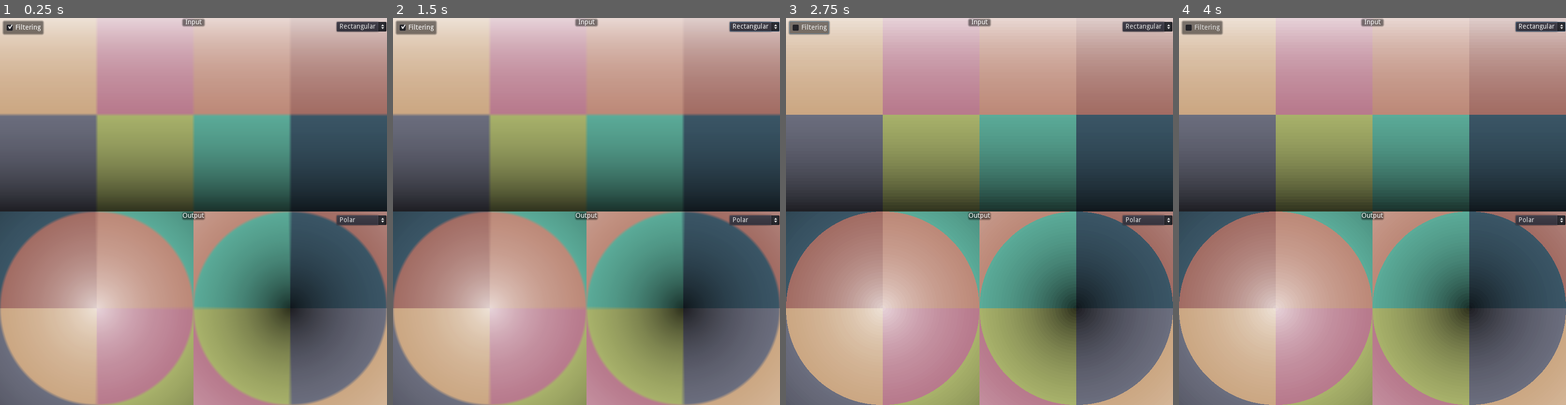
Above: before the commit, frames 1-4 (left to right).
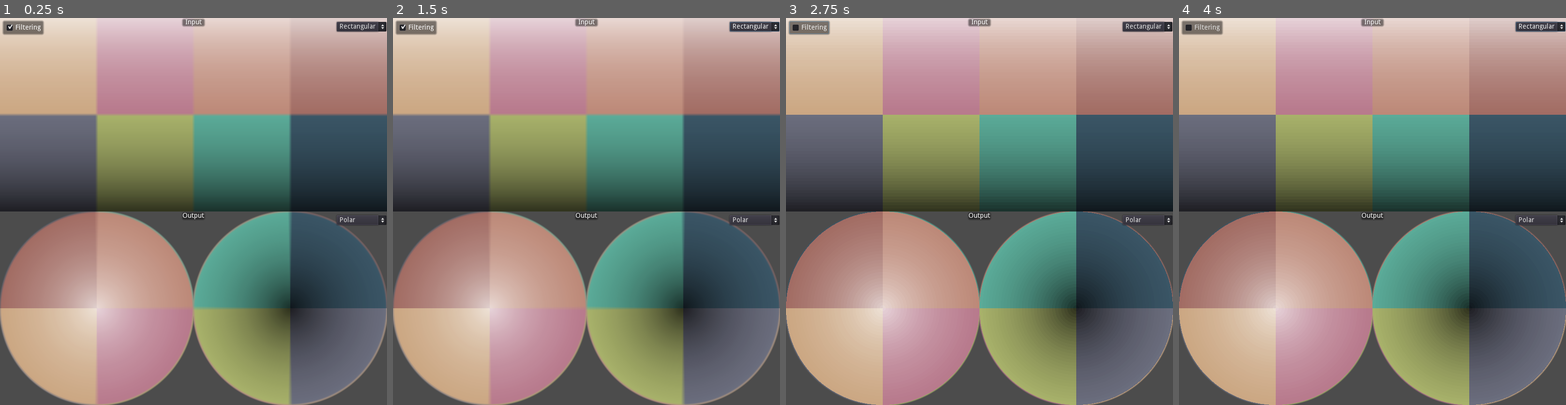
Above: after the commit, the same moments.

Repository: ishax-kos/GlobeRoller
Game: Godot game, scene res://scenes/Void.tscn
The game is run twice, just before and just after one commit, with the same random seed, the same clock (stepped at 60 frames per second) and the same inputs.
Inputs:
- Up to frame 1 (0.25 s): no input
- Up to frame 2 (1.5 s): click "Rectangular" at 0.5 s; click "Polar" at 1.25 s
- Up to frame 3 (2.75 s): click "Filtering" at 2 s
- Up to frame 4 (4 s): click "Rectangular" at 2.75 s; click "Polar" at 3.5 s

The runs differ from the first frame. In frame 1, 9.0% of the frame differs, in the area x 0-100%, y 50-100%; in frame 2, 9.0%; in frame 3, 9.0%; in frame 4, 9.0%.

Commit message:
Fix file saving only in directory of executable.

Diff:
--- /dev/null
+++ b/scenes/Void.gd
@@ -0,0 +1,16 @@
+extends Node
+
+
+# Declare member variables here. Examples:
+# var a = 2
+# var b = "text"
+
+
+# Called when the node enters the scene tree for the first time.
+func _ready():
+    queue_free()
+
+
+# Called every frame. 'delta' is the elapsed time since the previous frame.
+#func _process(delta):
+#    pass
--- a/scenes/Void.tscn
+++ b/scenes/Void.tscn
@@ -1,3 +1,16 @@
-[gd_scene format=2]
+[gd_scene load_steps=4 format=2]
 
-[node name="Node" type="Node"]
+[ext_resource path="res://scenes/Void.gd" type="Script" id=1]
+[ext_resource path="res://shaders/from_rec_pol.shader" type="Shader" id=3]
+
+[sub_resource type="ShaderMaterial" id=1]
+shader = ExtResource( 3 )
+
+[node name="Node" type="Sprite"]
+material = SubResource( 1 )
+position = Vector2( 0, 32 )
+script = ExtResource( 1 )
+
+[node name="default_rec" type="Sprite" parent="."]
+show_behind_parent = true
+position = Vector2( 0, -64 )
--- a/scripts/Main.gd
+++ b/scripts/Main.gd
@@ -6,7 +6,7 @@
 var pan := Vector2(0,0)
 var filterFlag := 1;
 var image = Image.new()
-export var defaultImage : Resource
+export var defaultImage : Image
 
 
 func _ready():
@@ -18,7 +18,7 @@
     if len(args) > 0:
         load_image_path(args[0])
     else:
-        load_image_path(defaultImage.resource_path)
+        load_image(defaultImage)
         defaultImage = null
     $ConfirmationDialog.set_save_size($MapView1/ScrollContainer/TextureRect.texture.get_size())
     get_tree().connect("files_dropped", self, "load_image_dragdrop")
@@ -29,8 +29,8 @@
 
 
 func load_image_dragdrop(files_dropped : PoolStringArray, screen : int):
-    print("go")
-    for a in files_dropped: print(a)
+#    print("go")
+#    for a in files_dropped: print(a)
     load_image_path(files_dropped[0])
 
 
@@ -40,6 +40,12 @@
     reload_image()
     $ConfirmationDialog.set_save_size(image.get_size())
 
+
+
+func load_image(newImage : Image):
+    image = newImage
+    reload_image()
+    $ConfirmationDialog.set_save_size(image.get_size())
 
 
 #func load_image(newImage : Image):
--- a/scripts/Save.gd
+++ b/scripts/Save.gd
@@ -38,5 +38,28 @@
     print("completed")
     yield(saveNode, "confirmed")
     print("completed")
-#    save.visible = false
-    dataImage.save_png(saveNode.current_file)
+
+    print(get_full_path(saveNode))
+#    var node = saveNode.get_child(3).get_child(0).get_child(2).get_child(0)
+#    if node is OptionButton:
+#        print(node.get_item_text(node.selected))
+#    else:
+#        print(node)
+    print(dataImage.save_png(get_full_path(saveNode)))
+
+
+
+func get_full_path(saveNode):
+    var driveSelect = saveNode.get_child(3).get_child(0).get_child(2).get_child(0)
+    var drive = driveSelect.get_item_text(driveSelect.selected)
+    return drive + saveNode.current_path
+
+
+#func print_children_recursive(node:Node):
+#    print(node)
+#    print_children_recursive_(node, 1)
+#
+#func print_children_recursive_(node:Node, depth:int):
+#    for child in node.get_children():
+#        print("  ".repeat(depth), child)
+#        print_children_recursive_(child, depth+1)
--- a/shaders/from_rec_pol.shader
+++ b/shaders/from_rec_pol.shader
@@ -16,20 +16,27 @@
     vec2 uv2 = UV * proportion;
 
     vec2 pos;
+    float angle;
+    float rad;
 
+//    angle = atan(uv2.y - 0.5, uv2.x - 0.5) / TAU;
+//    rad = pythag(uv2);
 
     if (UV.x <= 0.5) {
         uv2 += -circumcenter;
-        pos.x = 0.5 - atan(uv2.y, uv2.x) / TAU;
-        pos.y = pythag(uv2);
+        angle = 0.5 - atan(uv2.y, uv2.x) / TAU;
+        rad = pythag(uv2);
+
     }
     else {
         uv2 += -circumcenter;
         uv2.x -= 1.0;
-        pos.x = 0.5 - atan(uv2.y, -uv2.x) / TAU;
-        pos.y = 1.0 - pythag(uv2);
+        angle = 0.5 - atan(uv2.y, -uv2.x) / TAU;
+        rad = 1.0 - pythag(uv2);
     }
-//    pos.x += 0.5;
-    COLOR = texture(TEXTURE, pos);
-//    COLOR.a *= max(1.0 * pos.y)
+    float threshhold = ((0.5 + TEXTURE_PIXEL_SIZE.x) - pythag(uv2))/ TEXTURE_PIXEL_SIZE.x;
+    pos = vec2(angle, rad);
+    COLOR = texture(TEXTURE, vec2(angle, rad));
+    COLOR.a *= clamp(threshhold, 0.0, 1.0);
+    //clamp(COLOR.a * threshhold, 0.0, 1.0);
 }
Not shown, removed: .export/New Bitmap Image.bmp
Not shown: 2 places in scenes/Main.tscn that only renumber resources
Not shown, changed: .export/GlobeRoller2.exe
Not shown, changed: .export/GlobeRoller2.zip
Not shown, changed: .gitignore
